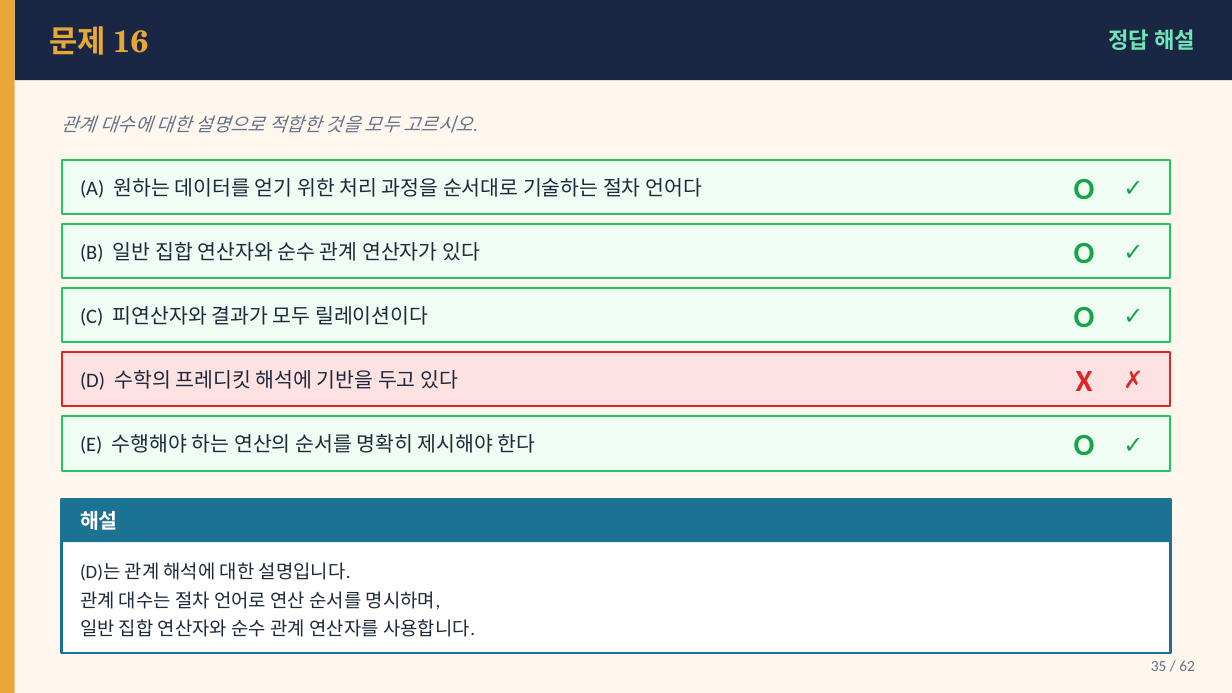
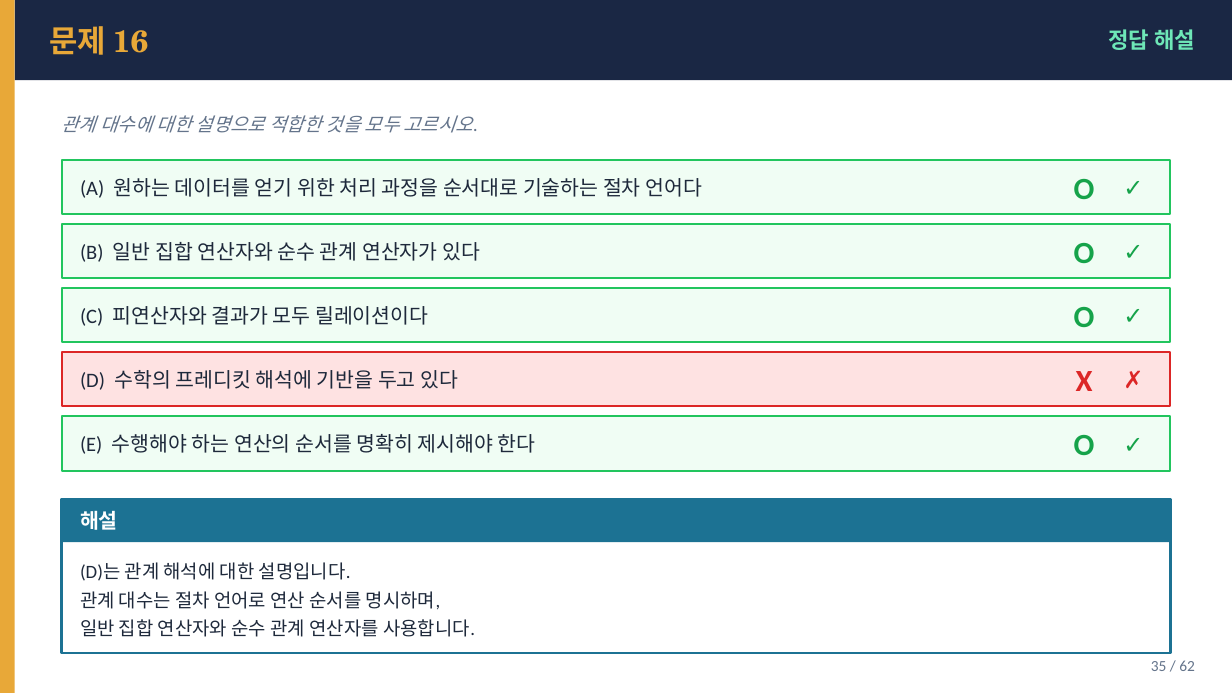
Before and after one commit to Sangdon-Park/Sangdon-Park.github.io, a slide deck: slide 33 of data/DB시스템/6장_연습문제_문제_정답.pptx (slide 35 before the commit). Drawn at 1232x693 pixels with LibreOffice and Linux fonts; fonts in the diff are those of the drawing. Boxes give left, top, right and bottom in pixels: in the first picture for what was removed or moved away, otherwise in the second. Text is boxed around its words. In the diff, an @@ line names an element or a change of style, - is before the commit and + after.

```diff
--- a/data/DB시스템/6장_연습문제_문제_정답.pptx
+++ b/data/DB시스템/6장_연습문제_문제_정답.pptx
@@ background #FFF7ED to #FFFFFF @@
```
Also in this commit, not shown: 9 other slides changed, 3 slides added, 4 other files.
